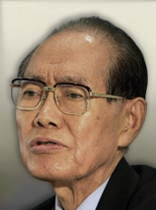
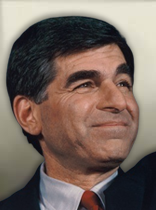
The second 156 × 210 image is a revision of the first. Changes to its layers:
added layer "레이어 13" above "레이어 12" over box(0, 15, 156, 210)
hid "레이어 12" over box(10, 15, 156, 210)
